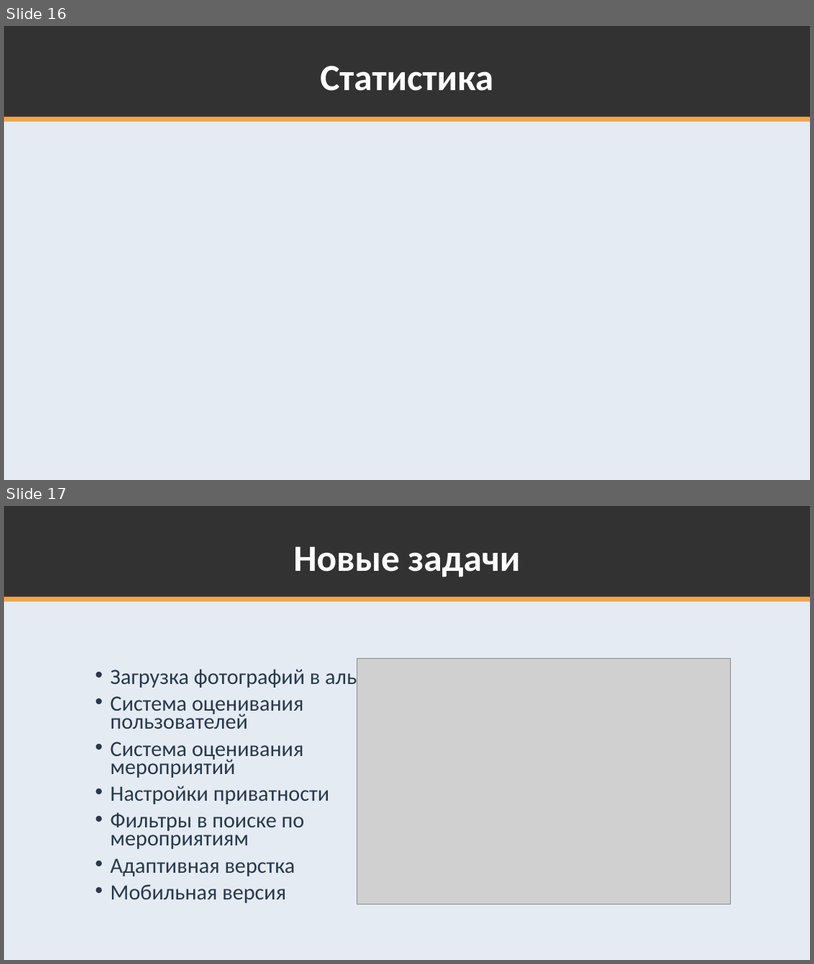
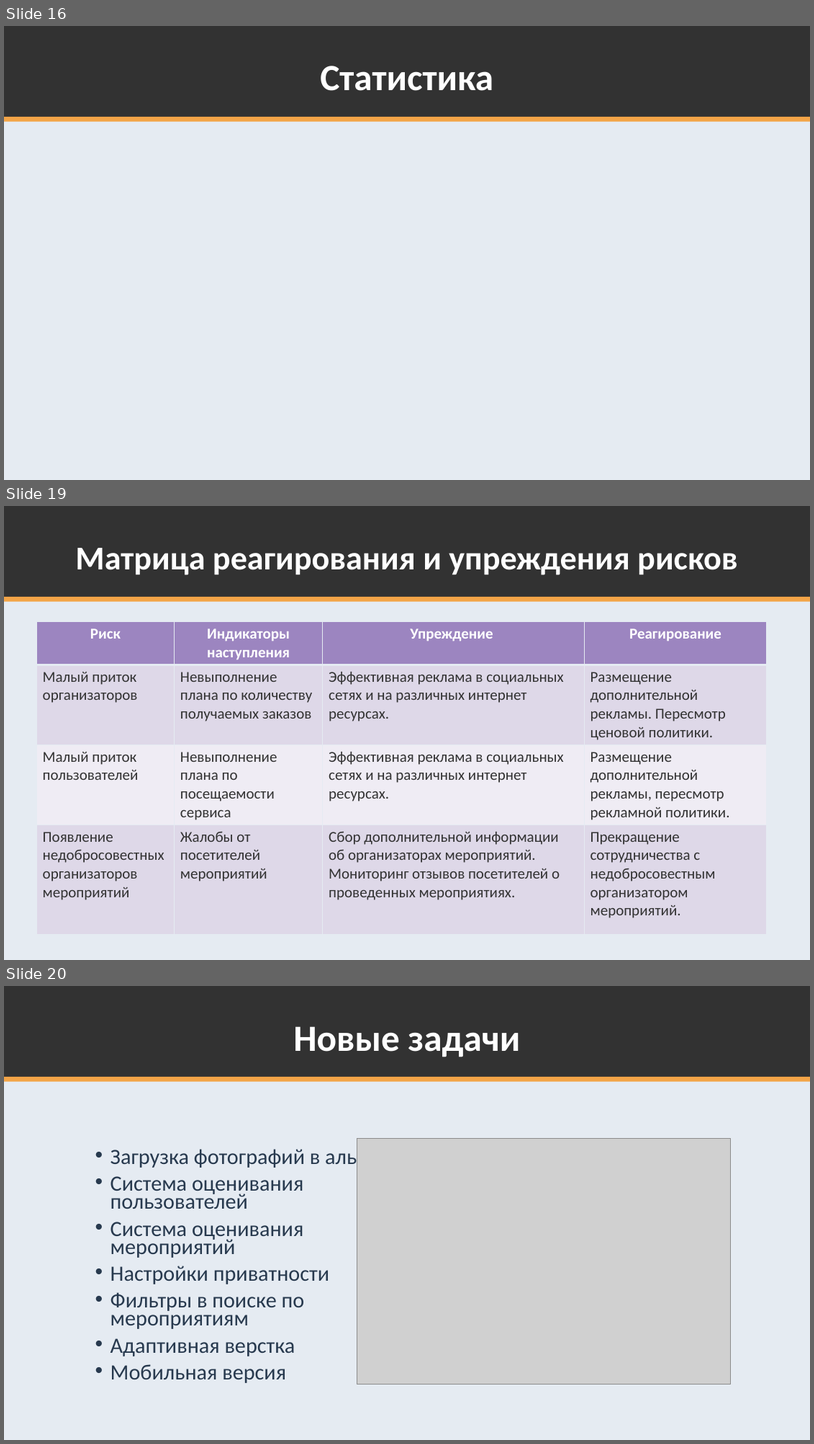
Before and after one commit to K224/TPKS, a slide deck: k224-docs/Servis_po_organizatsii_i_poisku_meropriaty_Par.pptx. Shown one above the other, each under a label of ours: slides 16 and 17 before the commit, slides 16, 19 and 20 after it; the slides between them are not shown. The pictures are 814x964 and 814x1444 pixels, drawn with LibreOffice and Linux fonts; fonts in the diff are those of the drawing; grey boxes stand for pictures. Boxes give left, top, right and bottom in pixels: in the first picture for what was removed or moved away, otherwise in the second. Text is boxed around its words. In the diff, an @@ line names an element or a change of style, - is before the commit and + after.

```diff
--- a/k224-docs/Servis_po_organizatsii_i_poisku_meropriaty_Par.pptx
+++ b/k224-docs/Servis_po_organizatsii_i_poisku_meropriaty_Par.pptx
@@ slide 19 added at (4, 506, 810, 960), background #E5EBF2; not listed: 3 template elements that a slide beside it also shows @@
@@ title added at (75, 548, 738, 575), 39.6 pt, text #FFFFFF, bold @@
+Матрица реагирования и упреждения рисков
@@ table added at (36, 621, 767, 932), 4 rows, 4 columns @@
+Риск | Индикаторы наступления | Упреждение | Реагирование
+Малый приток организаторов | Невыполнение плана по количеству получаемых заказов | Эффективная реклама в социальных сетях и на различных интернет ресурсах. | Размещение дополнительной рекламы. Пересмотр ценовой политики.
+Малый приток пользователей | Невыполнение плана по посещаемости сервиса | Эффективная реклама в социальных сетях и на различных интернет ресурсах. | Размещение дополнительной рекламы, пересмотр рекламной политики.
+Появление недобросовестных организаторов мероприятий | Жалобы от посетителей мероприятий | Сбор дополнительной информации об организаторах мероприятий. Мониторинг отзывов посетителей о проведенных мероприятиях. | Прекращение сотрудничества с недобросовестным организатором мероприятий.
@@ what was slide 17 is now slide 20 @@
```
Also in this commit, not shown: 1 slide changed, 2 other slides added, 3 slides removed.
